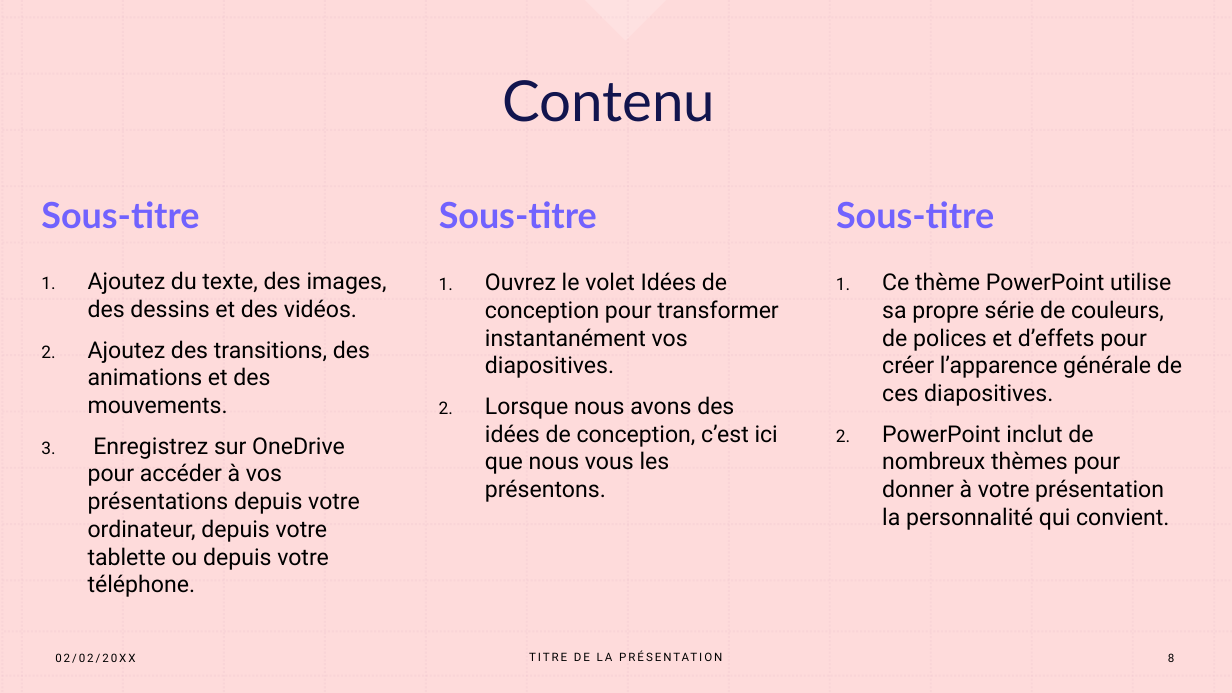
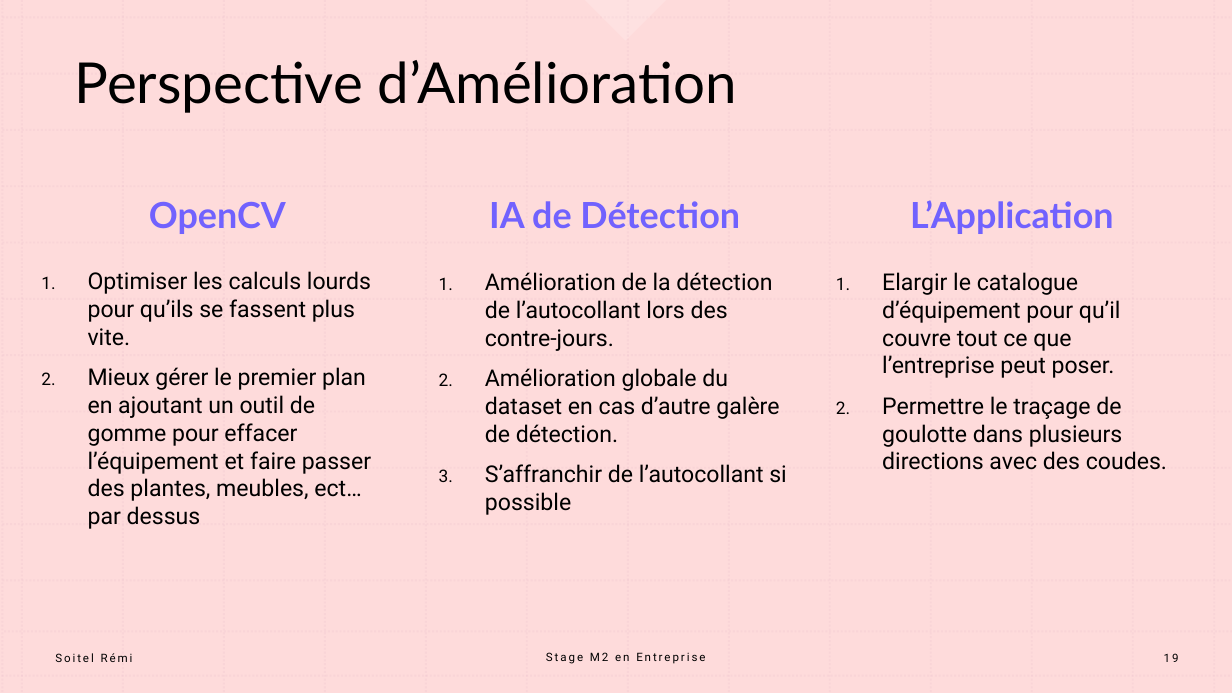
Before and after one commit to UnderBattle/projet_stage_m2, a slide deck: slide 19 of presentation_stage_m2_soitel_remi.pptx (slide 8 before the commit). Drawn at 1232x693 pixels with LibreOffice and Linux fonts; fonts in the diff are those of the drawing. Boxes give left, top, right and bottom in pixels: in the first picture for what was removed or moved away, otherwise in the second. Text is boxed around its words. In the diff, an @@ line names an element or a change of style, - is before the commit and + after.

Commit message:
Powerpoint et rapport fini + nouvel architecture de l'application

```diff
--- a/presentation_stage_m2_soitel_remi.pptx
+++ b/presentation_stage_m2_soitel_remi.pptx
@@ text added at (75,60,736,113), 44 pt, text #000000 @@
+Perspective d’Amélioration
@@ title removed at (502,80,715,122) @@
-Contenu
@@ text at (149,202,286,234): text changed @@
-Sous-titre
+OpenCV
@@ text at (489,201,740,228): text changed @@
-Sous-titre
+IA de Détection
@@ text at (910,200,1113,234): text changed @@
-Sous-titre
+L’Application
@@ text at (88,271,371,529): text changed @@
-1. Ajoutez du texte, des images, des dessins et des vidéos.
-2. Ajoutez des transitions, des animations et des mouvements.
-   Enregistrez sur OneDrive pour accéder à vos présentations depuis votre ordinateur, depuis votre tablette ou depuis votre téléphone.
+1. Optimiser les calculs lourds pour qu’ils se fassent plus vite.
+2. Mieux gérer le premier plan en ajoutant un outil de gomme pour effacer l’équipement et faire passer des plantes, meubles, ect… par dessus
@@ text at (485,272,787,515): text changed @@
-1. Ouvrez le volet Idées de conception pour transformer instantanément vos diapositives.
-2. Lorsque nous avons des idées de conception, c’est ici que nous vous les présentons.
+1. Amélioration de la détection de l’autocollant lors des contre-jours.
+2. Amélioration globale du dataset en cas d’autre galère de détection.
+3. S’affranchir de l’autocollant si possible
@@ text at (882,272,1167,470): text changed @@
-1. Ce thème PowerPoint utilise sa propre série de couleurs, de polices et d’effets pour créer l’apparence générale de ces diapositives.
-2. PowerPoint inclut de nombreux thèmes pour donner à votre présentation la personnalité qui convient.
+1. Elargir le catalogue d’équipement pour qu’il couvre tout ce que l’entreprise peut poser.
+2. Permettre le traçage de goulotte dans plusieurs directions avec des coudes.
@@ text at (55,653,133,662): text changed @@
-02/02/20XX
+Soitel Rémi
@@ text at (546,652,705,664): text changed @@
-TITRE DE LA PRÉSENTATION
+Stage M2 en Entreprise
@@ page number at (1164,653,1179,662): text changed @@
-8
+19
```
Also in this commit, not shown: 4 other slides changed, 14 slides added, 3 slides removed, 7 other files.
